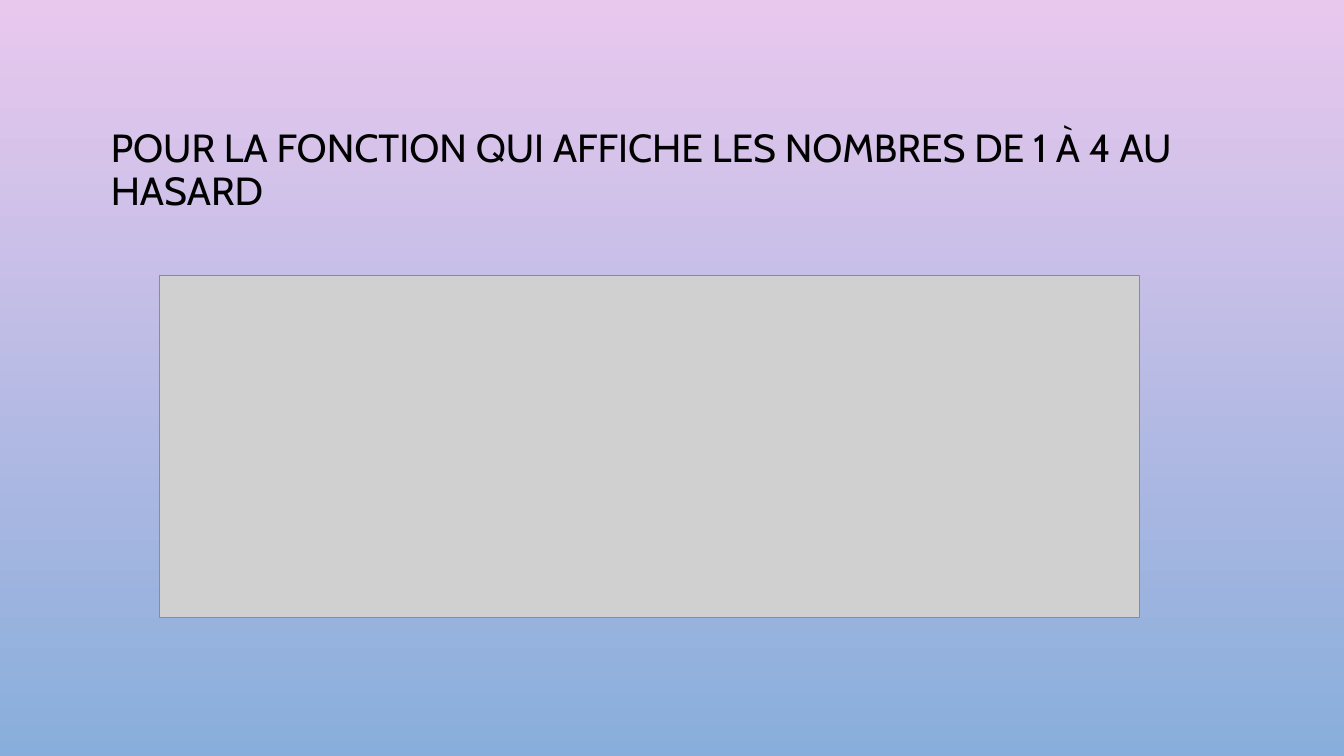
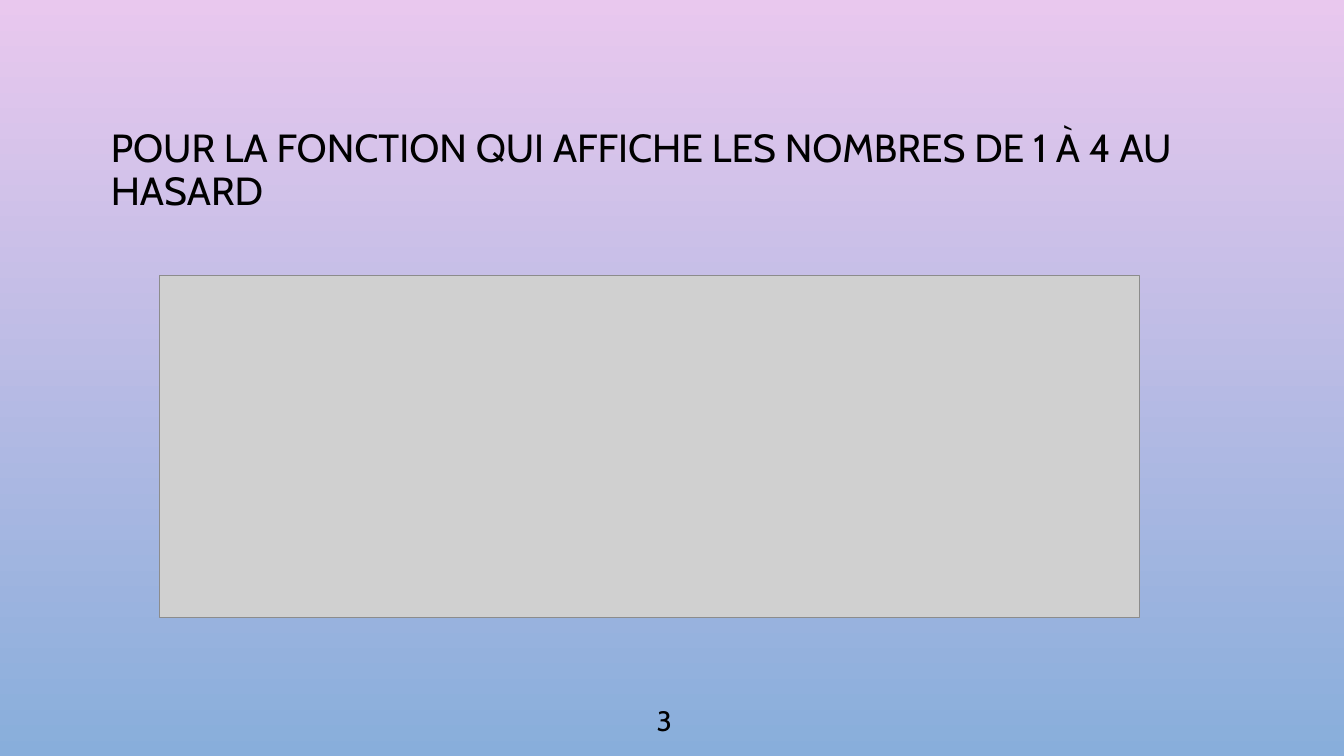
Before and after one commit to sarahsaina/Machine_a_sous-JS, a slide deck: slide 3 of projet à rendre/presentation.pptx. Drawn at 1344x756 pixels with LibreOffice and Linux fonts; fonts in the diff are those of the drawing; grey boxes stand for pictures; background and template pictures are left out. Boxes give left, top, right and bottom in pixels: in the first picture for what was removed or moved away, otherwise in the second. Text is boxed around its words. In the diff, an @@ line names an element or a change of style, - is before the commit and + after.

```diff
--- a/projet à rendre/presentation.pptx
+++ b/projet à rendre/presentation.pptx
@@ page number added at (657,711,672,732), 20 pt, text #000000 @@
+3
```
Also in this commit, not shown: 3 other slides changed.
